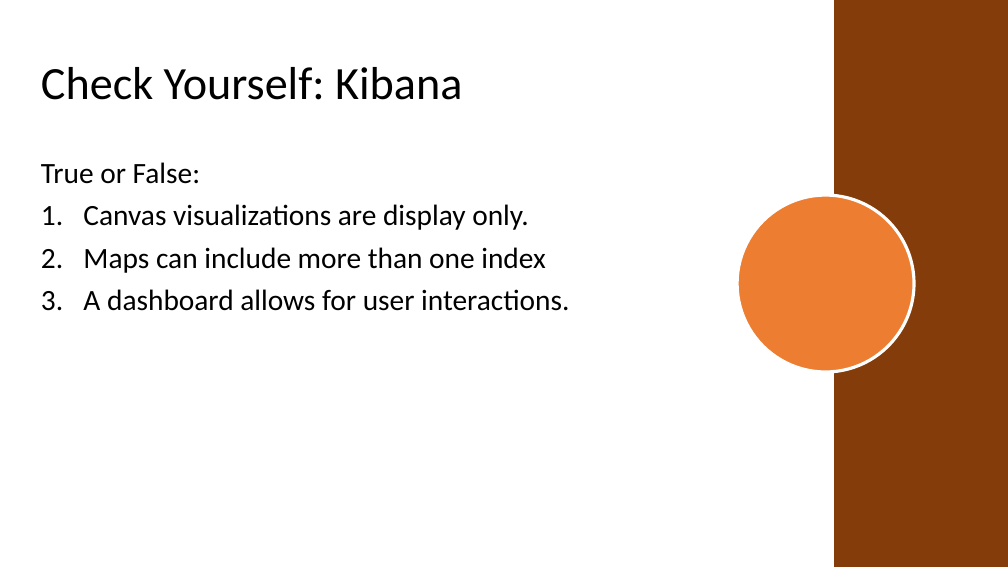
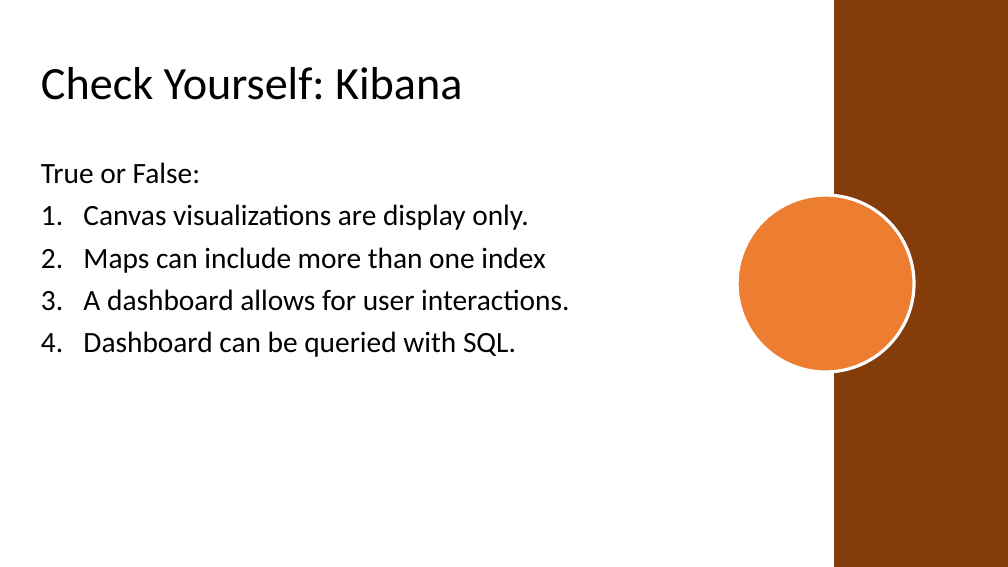
Before and after one commit to mafudge/ist769-old, a slide deck: slide 28 of content/J-Search/J-Search.pptx. Drawn at 1008x567 pixels with LibreOffice and Linux fonts; fonts in the diff are those of the drawing; background and template pictures are left out. Boxes give left, top, right and bottom in pixels: in the first picture for what was removed or moved away, otherwise in the second. Text is boxed around its words. In the diff, an @@ line names an element or a change of style, - is before the commit and + after.

```diff
--- a/content/J-Search/J-Search.pptx
+++ b/content/J-Search/J-Search.pptx
@@ text at [83, 331, 516, 357]: paragraph added @@
+4. Dashboard can be queried with SQL.
```
Also in this commit, not shown: 2 other slides changed, 4 other files.
